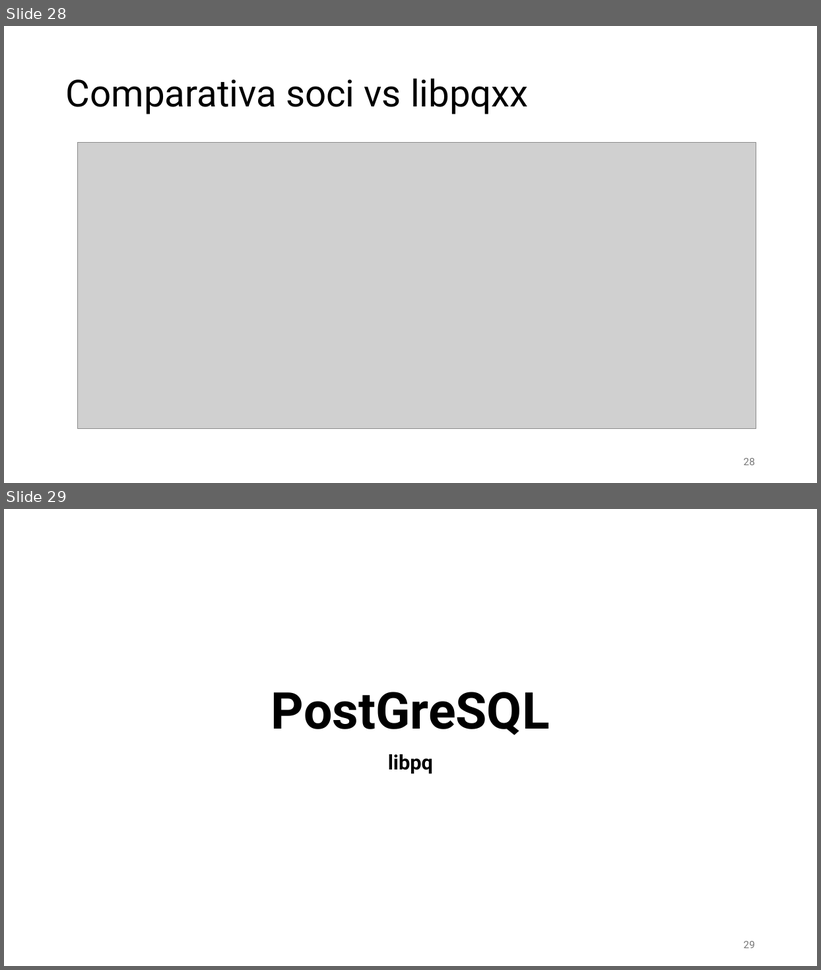
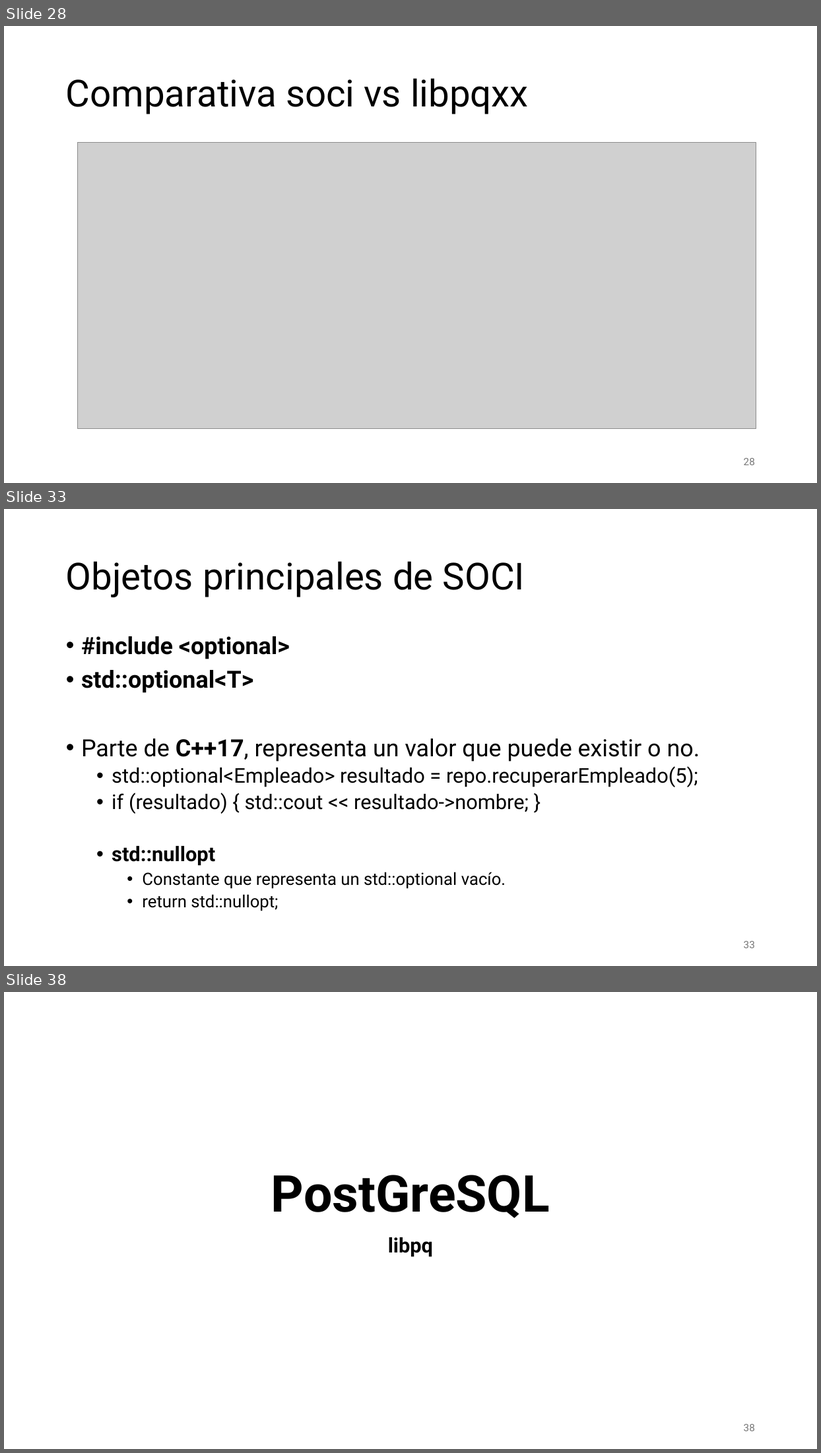
Before and after one commit to aldebarran22/CURSO_CPP_SERVICIOS_30H, a slide deck: doc/4_Gestion_estado_persistencia.pptx. Shown one above the other, each under a label of ours: slides 28 and 29 before the commit, slides 28, 33 and 38 after it; the slides between them are not shown. The pictures are 821x970 and 821x1453 pixels, drawn with LibreOffice and Linux fonts; fonts in the diff are those of the drawing; grey boxes stand for pictures. Boxes give left, top, right and bottom in pixels: in the first picture for what was removed or moved away, otherwise in the second. Text is boxed around its words. In the diff, an @@ line names an element or a change of style, - is before the commit and + after.

```diff
--- a/doc/4_Gestion_estado_persistencia.pptx
+++ b/doc/4_Gestion_estado_persistencia.pptx
@@ slide 33 added at <box>4,509,817,966</box>, background #FFFFFF @@
@@ title added at <box>66,561,525,597</box>, 44 pt, text #000000 @@
+Objetos principales de SOCI
@@ text added at <box>81,636,700,912</box>, 24 pt, text #000000 @@
+• #include <optional>
+• std::optional<T>
+• Parte de C++17, representa un valor que puede existir o no.
+  • std::optional<Empleado> resultado = repo.recuperarEmpleado(5);
+  • if (resultado) { std::cout << resultado->nombre; }
+  • std::nullopt
+    • Constante que representa un std::optional vacío.
+    • return std::nullopt;
@@ page number added at <box>744,941,755,949</box>, 12 pt, text #797979 @@
+33
@@ what was slide 29 is now slide 38 @@
@@ page number at <box>744,1424,755,1432</box>: text changed @@
-29
+38
```
Also in this commit, not shown: 2 slides changed, 8 other slides added, 7 other files.
